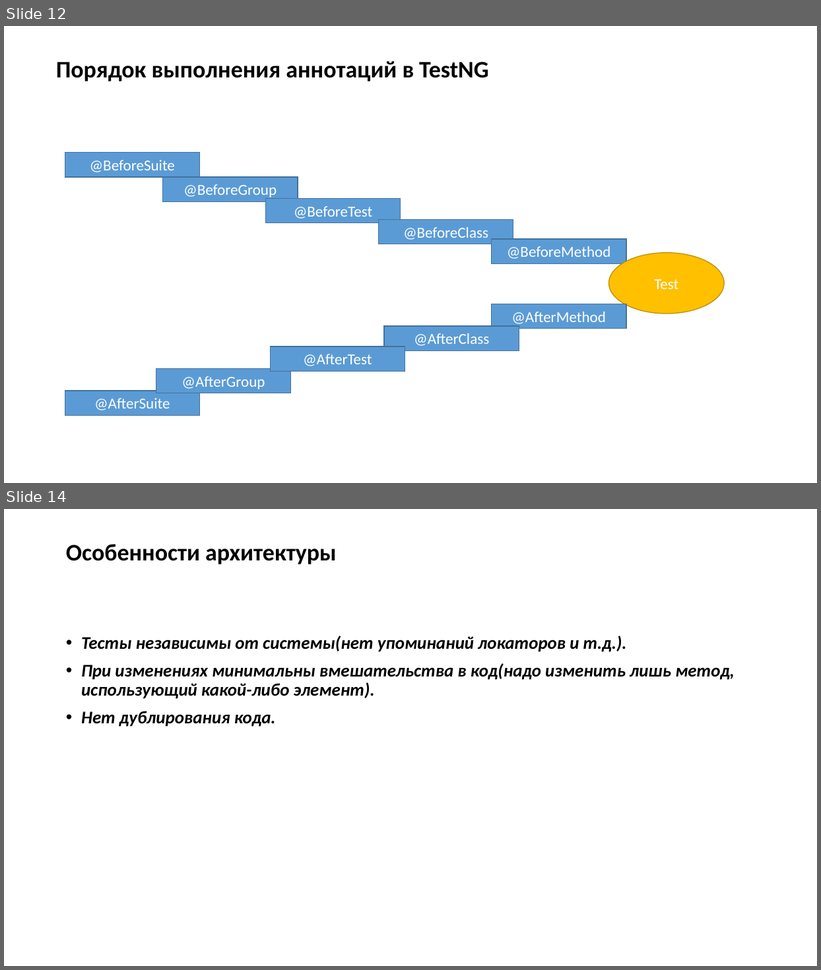
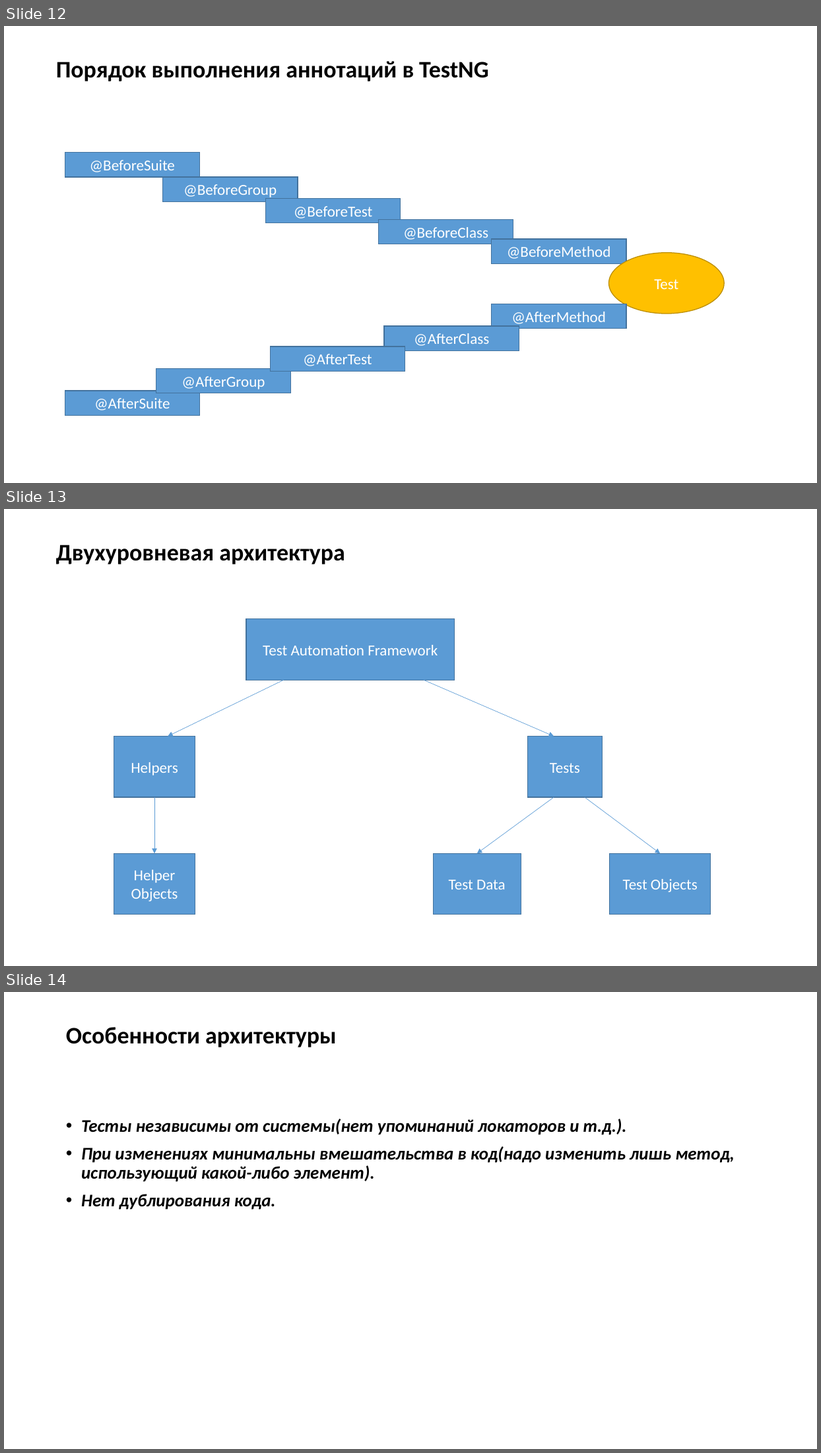
Before and after one commit to natalia-volkova/MeetUpMera, a slide deck: MeetUPPresentation_latest.pptx. Shown one above the other, each under a label of ours: slides 12 and 14 before the commit, slides 12, 13 and 14 after it; the slides between them are not shown. The pictures are 821x970 and 821x1453 pixels, drawn with LibreOffice and Linux fonts; fonts in the diff are those of the drawing; background and template pictures are left out. Boxes give left, top, right and bottom in pixels: in the first picture for what was removed or moved away, otherwise in the second. Text is boxed around its words. In the diff, an @@ line names an element or a change of style, - is before the commit and + after.

```diff
--- a/MeetUPPresentation_latest.pptx
+++ b/MeetUPPresentation_latest.pptx
@@ slide 13 added at [4,509,817,966], background picture (left out) @@
@@ title added at [56,545,345,564], 28 pt, text #000000, bold @@
+Двухуровневая архитектура
@@ rectangle added at [246,619,454,681], fill #5B9BD5, outline #43739E 1 pt, 18 pt, text #FFFFFF @@
+Test Automation Framework
@@ arrow added from (284, 681) to (168, 737), #5B9BD5 0.5 pt @@
@@ arrow added from (424, 681) to (554, 737), #5B9BD5 0.5 pt @@
@@ rectangle added at [114,737,195,797], fill #5B9BD5, outline #43739E 1 pt, 18 pt, text #FFFFFF @@
+Helpers
@@ rectangle added at [528,737,603,797], fill #5B9BD5, outline #43739E 1 pt, 18 pt, text #FFFFFF @@
+Tests
@@ arrow added from (154, 797) to (154, 854), #5B9BD5 0.5 pt @@
@@ arrow added from (554, 797) to (477, 854), #5B9BD5 0.5 pt @@
@@ arrow added from (585, 797) to (660, 854), #5B9BD5 0.5 pt @@
@@ rectangle added at [114,854,195,915], fill #5B9BD5, outline #43739E 1 pt, 18 pt, text #FFFFFF @@
+Helper Objects
@@ rectangle added at [434,854,521,915], fill #5B9BD5, outline #43739E 1 pt, 18 pt, text #FFFFFF @@
+Test Data
@@ rectangle added at [610,854,711,915], fill #5B9BD5, outline #43739E 1 pt, 18 pt, text #FFFFFF @@
+Test Objects
```
Also in this commit, not shown: 5 slides changed, 1 other slide added, 1 slide removed, 17 other files.
